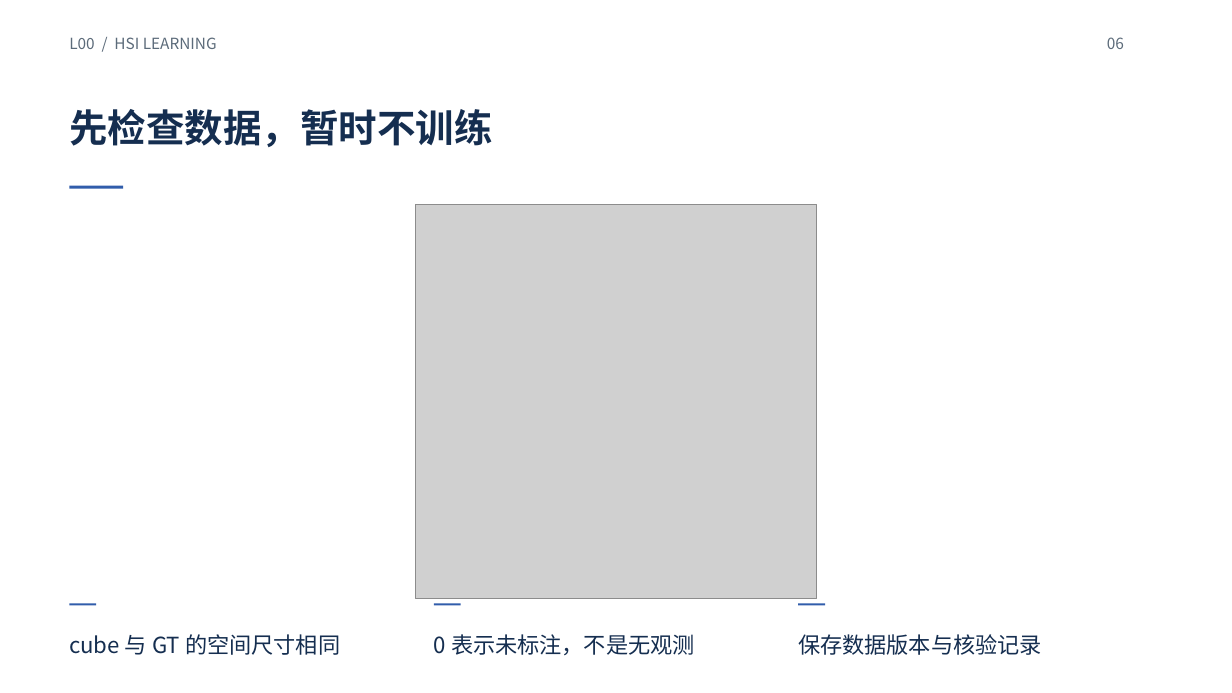
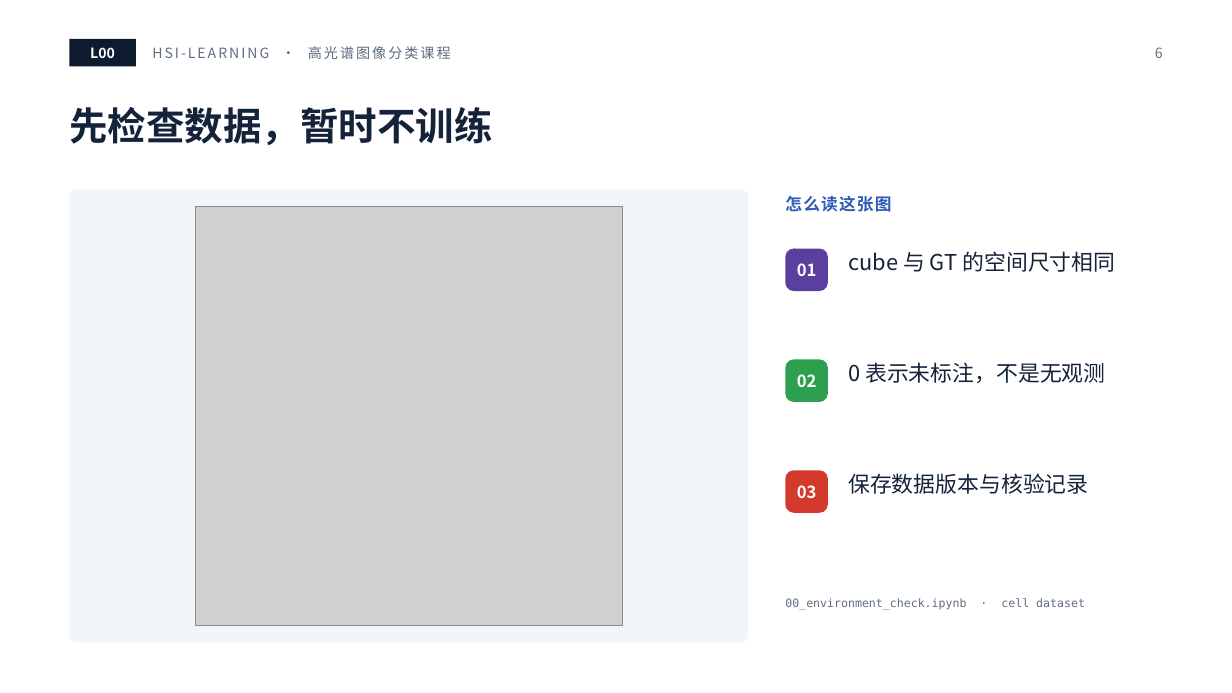
Before and after one commit to masskx/HSI-Learning, a slide deck: slide 6 of slides/decks/L00-environment.pptx. Drawn at 1232x693 pixels with LibreOffice and Linux fonts; fonts in the diff are those of the drawing; grey boxes stand for pictures. Boxes give left, top, right and bottom in pixels: in the first picture for what was removed or moved away, otherwise in the second. Text is boxed around its words. In the diff, an @@ line names an element or a change of style, - is before the commit and + after.

```diff
--- a/slides/decks/L00-environment.pptx
+++ b/slides/decks/L00-environment.pptx
@@ text removed at (69,37,217,49) @@
-L00 / HSI LEARNING
@@ rectangle added at (69,39,136,67), fill #0D1B2E @@
@@ text added at (90,47,115,58), 11 pt, text #FFFFFF, bold @@
+L00
@@ text added at (152,46,451,59), 11 pt, text #5F6E80 @@
+HSI-LEARNING · 高光谱图像分类课程
@@ text removed at (1107,37,1124,49) @@
-06
@@ page number added at (1155,47,1163,58), 11 pt, text #5F6E80 @@
+6
@@ title "先检查数据，暂时不训练" at (69,107,492,145): text colour #152E50 to #14233A @@
@@ rectangle removed at (69,186,123,189) @@
@@ rounded rectangle added at (69,189,749,642), fill #F2F5F9 @@
@@ picture: place and size @@
-picture at (415,204,817,599)
+picture at (195,206,622,626)
@@ text added at (785,195,891,212), 13 pt, text #2F5BB7, bold @@
+怎么读这张图
@@ rounded rectangle added at (786,249,828,291), fill #5B3FA0 @@
@@ text added at (797,263,817,276), 13 pt, text #FFFFFF, bold @@
+01
@@ text "cube 与 GT 的空间尺寸相同": place and size @@
-text "cube 与 GT 的空间尺寸相同" at (69,634,340,655)
+text "cube 与 GT 的空间尺寸相同" at (848,251,1116,272)
@@ size 17.2 to 17 pt, text colour #152E50 to #14233A; line spacing 1 to 1.15; vertical alignment middle to top in 3 elements at (848,473,1088,494), (848,251,1116,272), (848,362,1105,383) @@
@@ text "0 表示未标注，不是无观测": place and size @@
-text "0 表示未标注，不是无观测" at (434,634,695,655)
+text "0 表示未标注，不是无观测" at (848,362,1105,383)
@@ rounded rectangle added at (786,360,828,402), fill #2E9E4F @@
@@ text added at (797,374,817,387), 13 pt, text #FFFFFF, bold @@
+02
@@ rounded rectangle added at (786,470,828,513), fill #D33A2C @@
@@ text "保存数据版本与核验记录": place and size @@
-text "保存数据版本与核验记录" at (798,634,1042,655)
+text "保存数据版本与核验记录" at (848,473,1088,494)
@@ text added at (797,485,817,498), 13 pt, text #FFFFFF, bold @@
+03
@@ text added at (785,598,1085,610), 9 pt, text #5F6E80 @@
+00_environment_check.ipynb · cell dataset
@@ rectangle removed at (69,604,96,605) @@
@@ rectangle removed at (433,604,460,605) @@
@@ rectangle removed at (799,604,825,605) @@
```
Also in this commit, not shown: 11 other slides changed, 20 other files.
